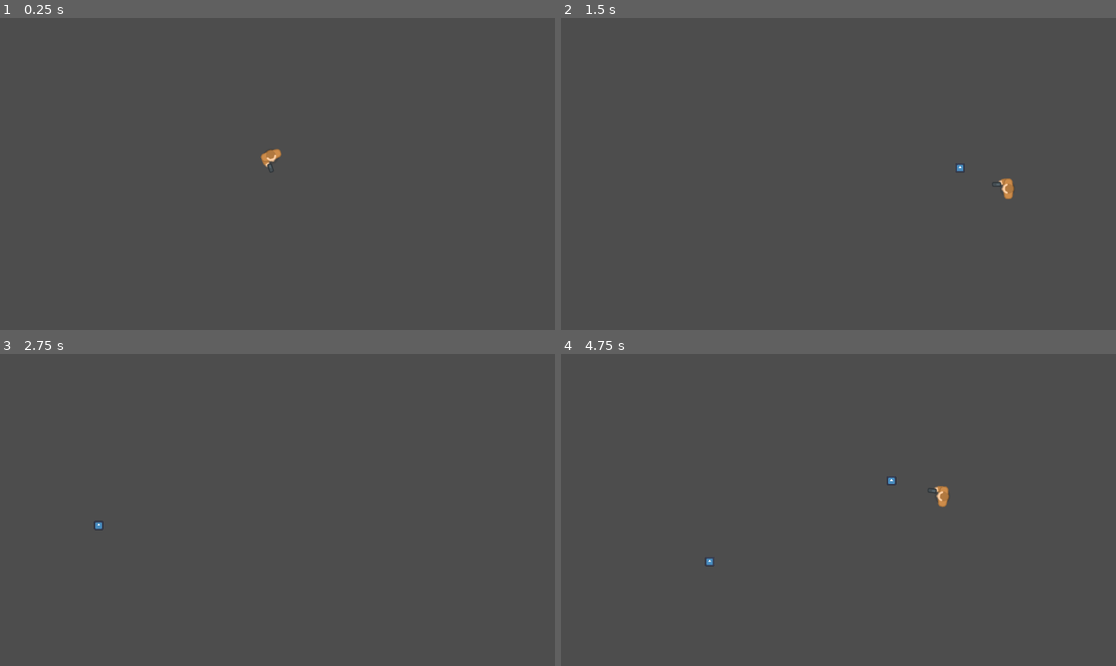
Above: before the commit, frames 1-4 (two rows, left to right).
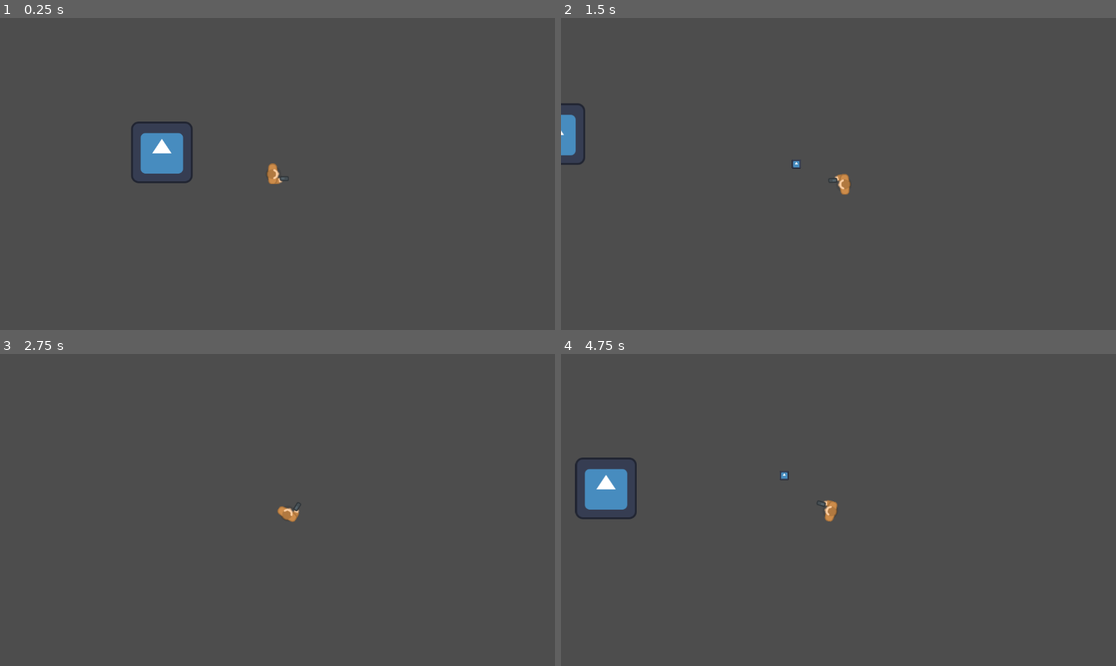
Above: after the commit, the same moments.

Repository: dmq262/Shadow-Stallion
Game: Godot game, scene res://scenes/main.tscn
Two runs of this game, one before a commit and one after it. Both use one fixed random seed, a clock stepped at 60 frames per second and the inputs below. The engine's default icon, where the game draws it, is replaced by a stand-in: a white triangle on a blue panel in a dark square. Sound files missing from this copy of the repository are replaced by a short silence.
Inputs (mouse positions are in pixels of both pictures, inside the frame that each line leads up to):
- Up to frame 1 (0.25 s): no input
- Up to frame 2 (1.5 s): tap Enter at 0.5 s; move the mouse to (960, 158) at 0.52 s; hold D (move_right) 0.53-1.28 s; tap Shift (dash) at 0.6 s; move the mouse to (727, 189) at 1.27 s; hold S (move_down) from 1.28 s (still down); click (727, 189) at 1.35 s
- Up to frame 3 (2.75 s): move the mouse to (333, 441) at 2.02 s; release S (move_down) at 2.03 s; hold D (move_right) from 2.03 s (still down); tap Shift (dash) at 2.1 s
- Up to frame 4 (4.75 s): move the mouse to (810, 572) at 2.77 s; release D (move_right) at 2.78 s; hold W (move_up) 2.78-3.53 s; click (810, 572) at 2.85 s; tap Space at 3.5 s; move the mouse to (1005, 556) at 3.52 s; hold A (move_left) from 3.53 s (still down); tap Shift (dash) at 3.6 s; move the mouse to (672, 463) at 4.27 s; click (672, 463) at 4.35 s

The runs differ from the first frame. In frame 1, 1.5% of the frame differs, in the area x 23-52%, y 33-54%; in frame 2, 0.8%; in frame 3, 0.2%; in frame 4, 1.7%, in the area x 2-70%, y 33-69%.

Commit message:
added camera to player

Diff:
--- a/scenes/main.tscn
+++ b/scenes/main.tscn
@@ -1,8 +1,9 @@
-[gd_scene load_steps=4 format=3 uid="uid://buepa1xrwwjak"]
+[gd_scene load_steps=5 format=3 uid="uid://buepa1xrwwjak"]
 
 [ext_resource type="PackedScene" uid="uid://lho1j1nn418x" path="res://scenes/player.tscn" id="1_chdsk"]
 [ext_resource type="Script" path="res://scenes/main.gd" id="1_ycr1g"]
 [ext_resource type="AudioStream" uid="uid://di2y33m7tskd0" path="res://art/Koto Breaker - Waterflame.mp3" id="3_85aef"]
+[ext_resource type="Texture2D" uid="uid://bclxufr4qgaob" path="res://art/icon.svg" id="4_ktlkw"]
 
 [node name="main" type="Node"]
 script = ExtResource("1_ycr1g")
@@ -13,3 +14,7 @@
 [node name="music" type="AudioStreamPlayer" parent="."]
 stream = ExtResource("3_85aef")
 volume_db = -10.0
+
+[node name="Icon" type="Sprite2D" parent="."]
+position = Vector2(326, 250)
+texture = ExtResource("4_ktlkw")
--- a/scenes/player.tscn
+++ b/scenes/player.tscn
@@ -35,3 +35,7 @@
 
 [node name="gun_tip" type="Marker2D" parent="."]
 position = Vector2(23, 10)
+
+[node name="Camera2D" type="Camera2D" parent="."]
+position_smoothing_enabled = true
+position_smoothing_speed = 10.0
